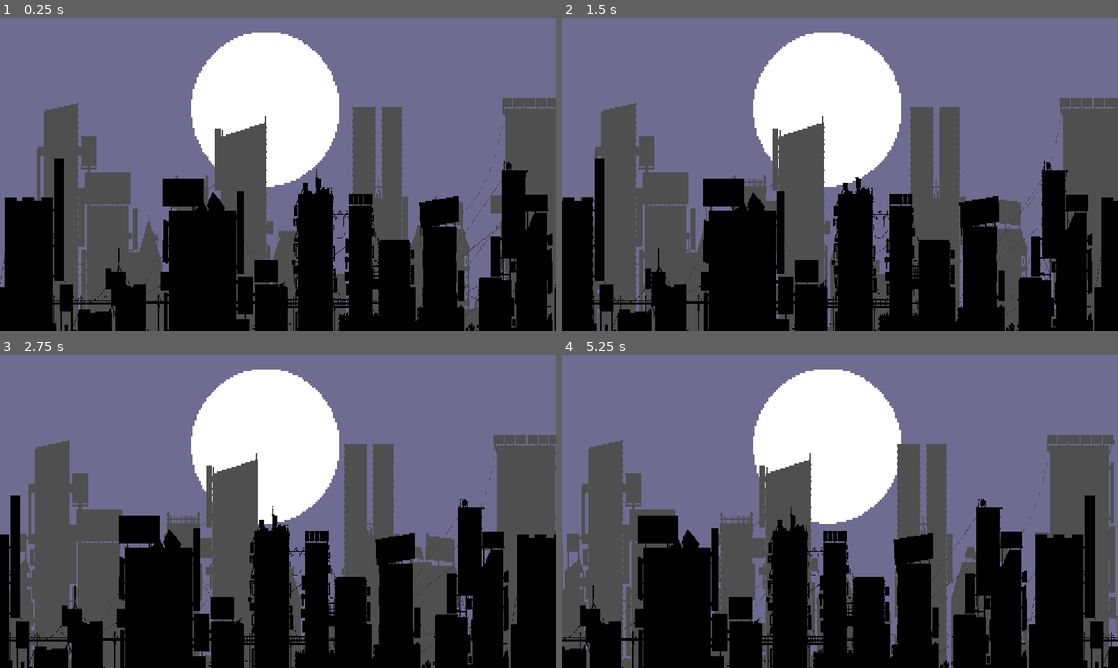
Above: before the commit, frames 1-4 (two rows, left to right).
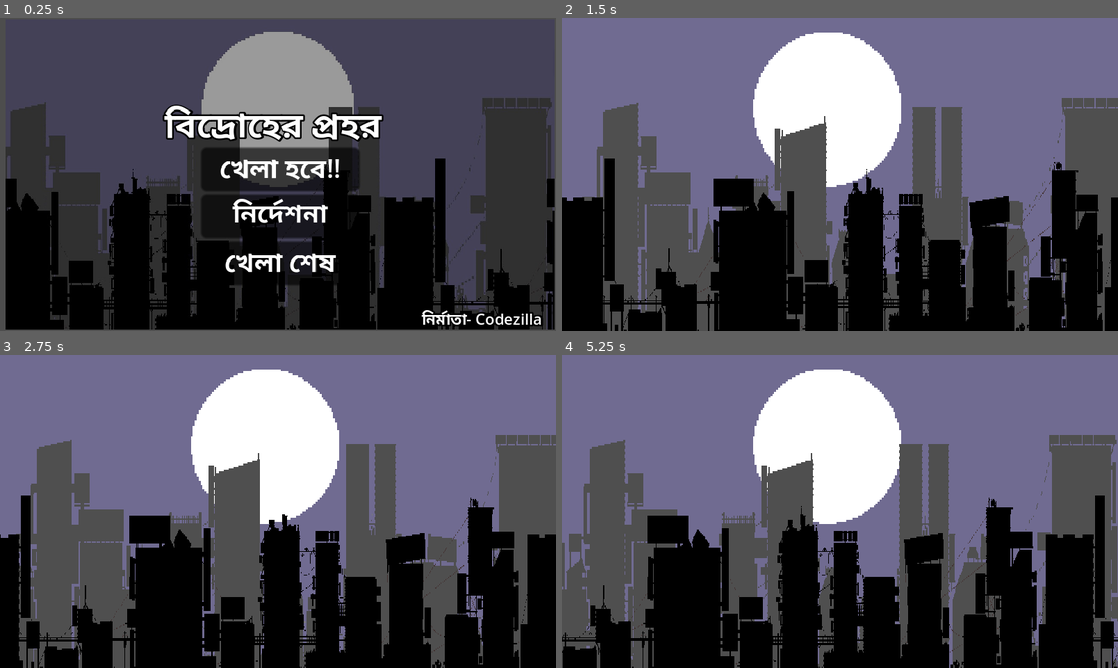
Above: after the commit, the same moments.

Repository: AryanZihan/codezillagamejam2024
Game: Godot game, scene res://Scenes/main_menu.tscn
Same seed, same stepped clock (60 frames per second), same inputs: the game is played once before the commit and once after it. Before the commit the project starts from res://level.tscn.
Inputs (mouse positions are in pixels of both pictures, inside the frame that each line leads up to):
- Up to frame 1 (0.25 s): no input
- Up to frame 2 (1.5 s): click (840, 168) at 0.5 s, where only the run after the commit has a clickable "খেলা হবে!!"
- Up to frame 3 (2.75 s): no input
- Up to frame 4 (5.25 s): no input

The runs differ from the first frame. In frame 1, 75% of the frame differs, in the area x 0-100%, y 0-100%; in frame 2, 14%; in frame 3, 14%; in frame 4, 15%.

Commit message:
reverting the old changes

Diff:
--- /dev/null
+++ b/Scenes/game.tscn
@@ -0,0 +1,22 @@
+[gd_scene load_steps=3 format=3 uid="uid://cox07bmc0ddae"]
+
+[ext_resource type="PackedScene" uid="uid://dkwujnbgrqnm7" path="res://level.tscn" id="1_xlnif"]
+
+[sub_resource type="GDScript" id="GDScript_w6n7p"]
+script/source = "extends Node2D
+
+
+# Called when the node enters the scene tree for the first time.
+func _ready() -> void:
+	pass # Replace with function body.
+
+
+# Called every frame. 'delta' is the elapsed time since the previous frame.
+func _process(delta: float) -> void:
+	pass
+"
+
+[node name="Game" type="Node2D"]
+script = SubResource("GDScript_w6n7p")
+
+[node name="background" parent="." instance=ExtResource("1_xlnif")]
--- /dev/null
+++ b/Scenes/instructions.gd
@@ -0,0 +1,15 @@
+extends Control
+
+
+# Called when the node enters the scene tree for the first time.
+func _ready() -> void:
+	pass # Replace with function body.
+
+
+# Called every frame. 'delta' is the elapsed time since the previous frame.
+func _process(delta: float) -> void:
+	pass
+
+
+func _on_button_pressed() -> void:
+	get_tree().change_scene_to_file('res://Scenes/main_menu.tscn')
--- /dev/null
+++ b/Scenes/instructions.tscn
@@ -0,0 +1,69 @@
+[gd_scene load_steps=7 format=3 uid="uid://cbw5wcufw6xq5"]
+
+[ext_resource type="Script" path="res://Scenes/instructions.gd" id="1_xb077"]
+[ext_resource type="Texture2D" uid="uid://bs52rs0h3w4q2" path="res://Assets/menu bg/কন্ট্রোল (1).png" id="2_fxoe0"]
+
+[sub_resource type="StyleBoxTexture" id="StyleBoxTexture_ieqa5"]
+texture = ExtResource("2_fxoe0")
+
+[sub_resource type="StyleBoxFlat" id="StyleBoxFlat_eja11"]
+bg_color = Color(0, 0, 0, 0.662745)
+corner_radius_top_left = 16
+corner_radius_top_right = 16
+corner_radius_bottom_right = 16
+corner_radius_bottom_left = 16
+shadow_size = 8
+
+[sub_resource type="StyleBoxFlat" id="StyleBoxFlat_lsj71"]
+bg_color = Color(0, 0, 0, 0.968627)
+corner_radius_top_left = 16
+corner_radius_top_right = 16
+corner_radius_bottom_right = 16
+corner_radius_bottom_left = 16
+shadow_size = 8
+
+[sub_resource type="StyleBoxFlat" id="StyleBoxFlat_moooh"]
+bg_color = Color(0, 0, 0, 0.415686)
+corner_radius_top_left = 16
+corner_radius_top_right = 16
+corner_radius_bottom_right = 16
+corner_radius_bottom_left = 16
+
+[node name="Control" type="Control"]
+layout_mode = 3
+anchors_preset = 15
+anchor_right = 1.0
+anchor_bottom = 1.0
+grow_horizontal = 2
+grow_vertical = 2
+script = ExtResource("1_xb077")
+
+[node name="Panel" type="Panel" parent="."]
+layout_mode = 1
+anchors_preset = 15
+anchor_right = 1.0
+anchor_bottom = 1.0
+offset_left = 4.0
+offset_top = 3.0
+offset_right = 5.0
+offset_bottom = -3.0
+grow_horizontal = 2
+grow_vertical = 2
+theme_override_styles/panel = SubResource("StyleBoxTexture_ieqa5")
+
+[node name="Button" type="Button" parent="."]
+offset_left = 52.0
+offset_top = 54.0
+offset_right = 303.0
+offset_bottom = 156.0
+size_flags_vertical = 3
+theme_override_colors/font_hover_color = Color(0.900705, 0.900705, 0.900705, 1)
+theme_override_colors/font_pressed_color = Color(1, 1, 1, 1)
+theme_override_colors/font_color = Color(1, 1, 1, 1)
+theme_override_font_sizes/font_size = 58
+theme_override_styles/hover = SubResource("StyleBoxFlat_eja11")
+theme_override_styles/pressed = SubResource("StyleBoxFlat_lsj71")
+theme_override_styles/normal = SubResource("StyleBoxFlat_moooh")
+text = "পূর্ববর্তী"
+
+[connection signal="pressed" from="Button" to="." method="_on_button_pressed"]
--- a/Scenes/main_menu.tscn
+++ b/Scenes/main_menu.tscn
@@ -1,3 +1,138 @@
-[gd_scene format=3 uid="uid://dph7xelt6rngs"]
+[gd_scene load_steps=8 format=3 uid="uid://ddjdd8wlfjie4"]
 
-[node name="main menu" type="Node2D"]
+[ext_resource type="Script" path="res://Scripts/main_menu.gd" id="1_5pj4q"]
+[ext_resource type="Texture2D" uid="uid://ddwdprffa8mj4" path="res://Assets/menu bg/Screenshot 2024-10-15 014950.jpg" id="1_edtal"]
+[ext_resource type="AudioStream" uid="uid://dh74esday2bki" path="res://Assets/Soundtrack/game-ost.mp3" id="2_bpr14"]
+
+[sub_resource type="StyleBoxTexture" id="StyleBoxTexture_f7vfo"]
+texture = ExtResource("1_edtal")
+modulate_color = Color(0.603923, 0.603923, 0.603923, 1)
+
+[sub_resource type="StyleBoxFlat" id="StyleBoxFlat_3rwct"]
+bg_color = Color(0.00784314, 0.00784314, 0.00784314, 0.721569)
+corner_radius_top_left = 16
+corner_radius_top_right = 16
+corner_radius_bottom_right = 16
+corner_radius_bottom_left = 16
+shadow_size = 8
+
+[sub_resource type="StyleBoxFlat" id="StyleBoxFlat_l2jfl"]
+bg_color = Color(0, 0, 0, 1)
+corner_radius_top_left = 16
+corner_radius_top_right = 16
+corner_radius_bottom_right = 16
+corner_radius_bottom_left = 16
+shadow_size = 8
+
+[sub_resource type="StyleBoxFlat" id="StyleBoxFlat_4idua"]
+bg_color = Color(0, 0, 0, 0.101961)
+corner_radius_top_left = 16
+corner_radius_top_right = 16
+corner_radius_bottom_right = 16
+corner_radius_bottom_left = 16
+shadow_size = 8
+
+[node name="Main Menu" type="Control"]
+layout_mode = 3
+anchors_preset = 15
+anchor_right = 1.0
+anchor_bottom = 1.0
+offset_left = 20.0
+offset_top = 4.0
+offset_right = -4.0
+offset_bottom = -4.0
+grow_horizontal = 2
+grow_vertical = 2
+script = ExtResource("1_5pj4q")
+
+[node name="Panel" type="Panel" parent="."]
+layout_mode = 1
+anchors_preset = 15
+anchor_right = 1.0
+anchor_bottom = 1.0
+grow_horizontal = 2
+grow_vertical = 2
+theme_override_styles/panel = SubResource("StyleBoxTexture_f7vfo")
+
+[node name="VBoxContainer" type="VBoxContainer" parent="."]
+layout_mode = 1
+anchors_preset = 8
+anchor_left = 0.5
+anchor_top = 0.5
+anchor_right = 0.5
+anchor_bottom = 0.5
+offset_left = -270.0
+offset_top = -89.0
+offset_right = 270.0
+offset_bottom = 378.0
+grow_horizontal = 2
+grow_vertical = 2
+theme_override_constants/separation = 19
+
+[node name="Button" type="Button" parent="VBoxContainer"]
+layout_mode = 2
+size_flags_vertical = 3
+theme_override_colors/font_hover_color = Color(0.837469, 0.837469, 0.837469, 1)
+theme_override_colors/font_pressed_color = Color(0.889147, 0.889147, 0.889147, 1)
+theme_override_colors/font_color = Color(1, 1, 1, 1)
+theme_override_font_sizes/font_size = 90
+theme_override_styles/hover = SubResource("StyleBoxFlat_3rwct")
+theme_override_styles/pressed = SubResource("StyleBoxFlat_l2jfl")
+theme_override_styles/normal = SubResource("StyleBoxFlat_4idua")
+text = "খেলা হবে!!"
+
+[node name="Button2" type="Button" parent="VBoxContainer"]
+layout_mode = 2
+size_flags_vertical = 3
+theme_override_colors/font_hover_color = Color(0.837469, 0.837469, 0.837469, 1)
+theme_override_colors/font_pressed_color = Color(0.889147, 0.889147, 0.889147, 1)
+theme_override_colors/font_color = Color(1, 1, 1, 1)
+theme_override_font_sizes/font_size = 90
+theme_override_styles/hover = SubResource("StyleBoxFlat_3rwct")
+theme_override_styles/pressed = SubResource("StyleBoxFlat_l2jfl")
+theme_override_styles/normal = SubResource("StyleBoxFlat_4idua")
+text = "নির্দেশনা"
+
+[node name="Button3" type="Button" parent="VBoxContainer"]
+layout_mode = 2
+size_flags_vertical = 3
+theme_override_colors/font_hover_color = Color(0.837469, 0.837469, 0.837469, 1)
+theme_override_colors/font_pressed_color = Color(0.889147, 0.889147, 0.889147, 1)
+theme_override_colors/font_color = Color(1, 1, 1, 1)
+theme_override_font_sizes/font_size = 90
+theme_override_styles/hover = SubResource("StyleBoxFlat_3rwct")
+theme_override_styles/pressed = SubResource("StyleBoxFlat_l2jfl")
+theme_override_styles/normal = SubResource("StyleBoxFlat_4idua")
+text = "খেলা শেষ"
+
+[node name="Label" type="Label" parent="."]
+layout_mode = 0
+offset_left = 548.0
+offset_top = 280.0
+offset_right = 1354.0
+offset_bottom = 439.0
+theme_override_colors/font_shadow_color = Color(0, 0, 0, 1)
+theme_override_constants/shadow_outline_size = 23
+theme_override_font_sizes/font_size = 119
+text = "বিদ্রোহের প্রহর"
+
+[node name="Label2" type="Label" parent="."]
+layout_mode = 0
+offset_left = 1436.0
+offset_top = 996.0
+offset_right = 2258.0
+offset_bottom = 1160.0
+theme_override_colors/font_shadow_color = Color(0, 0, 0, 1)
+theme_override_constants/shadow_outline_size = 23
+theme_override_font_sizes/font_size = 53
+text = "নির্মাতা- Codezilla"
+
+[node name="AudioStreamPlayer" type="AudioStreamPlayer" parent="."]
+stream = ExtResource("2_bpr14")
+volume_db = -8.771
+autoplay = true
+parameters/looping = false
+
+[connection signal="pressed" from="VBoxContainer/Button" to="." method="_on_start_pressed"]
+[connection signal="pressed" from="VBoxContainer/Button2" to="." method="_on_instructions_pressed"]
+[connection signal="pressed" from="VBoxContainer/Button3" to="." method="_on_exit_pressed"]
--- /dev/null
+++ b/Scripts/main_menu.gd
@@ -0,0 +1,23 @@
+extends Control
+
+
+# Called when the node enters the scene tree for the first time.
+func _ready() -> void:
+	pass # Replace with function body.
+
+
+# Called every frame. 'delta' is the elapsed time since the previous frame.
+func _process(delta: float) -> void:
+	pass
+
+
+func _on_start_pressed() -> void:
+	get_tree().change_scene_to_file('res://Scenes/game.tscn')
+
+
+func _on_instructions_pressed() -> void:
+	get_tree().change_scene_to_file('res://Scenes/instructions.tscn')
+
+
+func _on_exit_pressed() -> void:
+	get_tree().quit()
--- a/project.godot
+++ b/project.godot
@@ -11,7 +11,7 @@
 [application]
 
 config/name="Gamejam2024"
-run/main_scene="res://level.tscn"
+run/main_scene="res://Scenes/main_menu.tscn"
 config/features=PackedStringArray("4.3", "Forward Plus")
 config/icon="res://icon.svg"
 
@@ -21,6 +21,14 @@
 window/size/viewport_height=1080
 window/stretch/mode="canvas_items"
 
+[input]
+
+quit={
+"deadzone": 0.5,
+"events": [Object(InputEventKey,"resource_local_to_scene":false,"resource_name":"","device":-1,"window_id":0,"alt_pressed":false,"shift_pressed":false,"ctrl_pressed":false,"meta_pressed":false,"pressed":false,"keycode":0,"physical_keycode":4194305,"key_label":0,"unicode":0,"location":0,"echo":false,"script":null)
+]
+}
+
 [rendering]
 
 textures/canvas_textures/default_texture_filter=0
Not shown, changed: Assets/Soundtrack/game-ost.mp3.import
Binary file added: Assets/menu bg/Screenshot 2024-10-15 014950.jpg
Not shown, added: Assets/menu bg/Screenshot 2024-10-15 014950.jpg.import
Binary file added: Assets/menu bg/কন্ট্রোল (1).png
Not shown, added: Assets/menu bg/কন্ট্রোল (1).png.import
Not shown, added: Assets/menu bg/কন্ট্রোল.png.import
